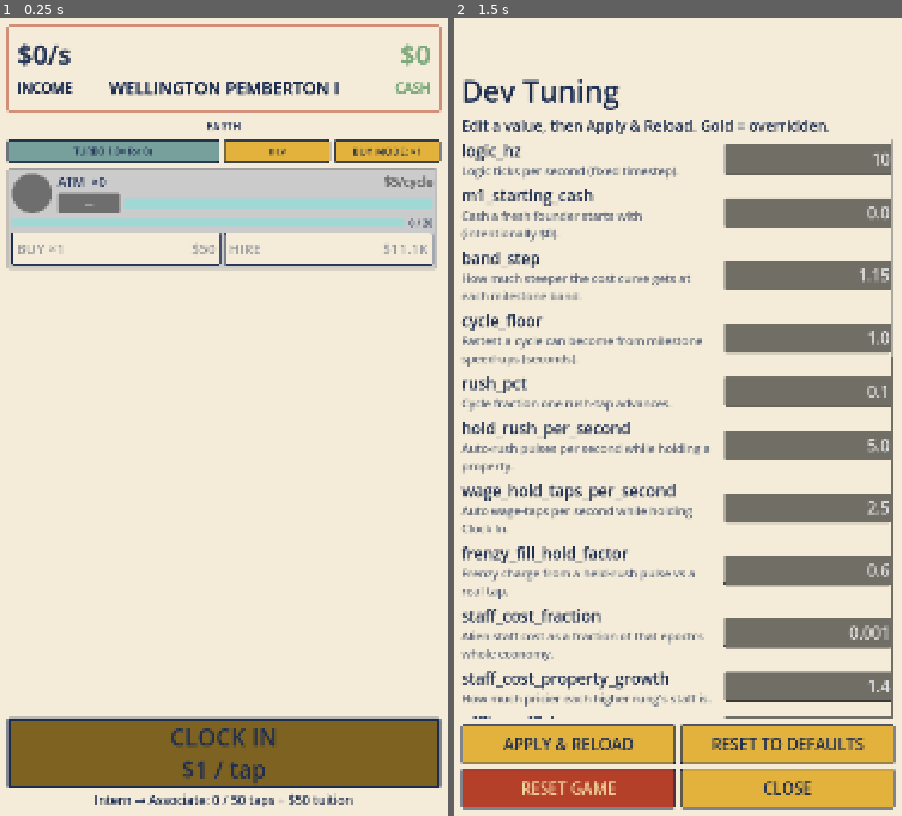
Above: before the commit, frames 1-2 (left to right).
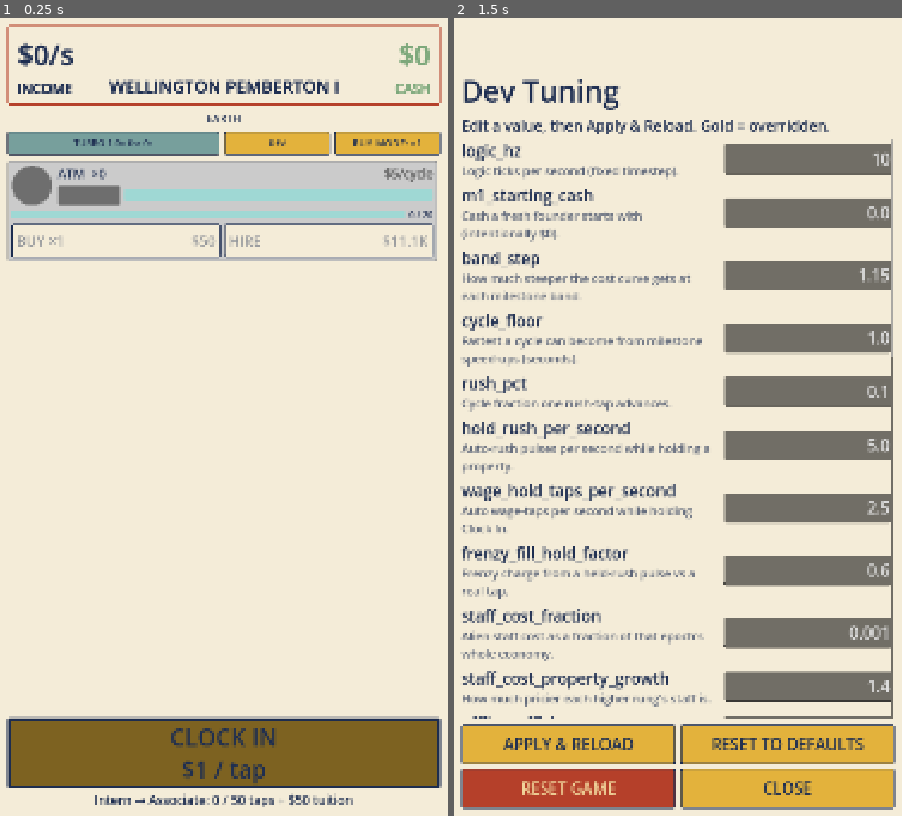
Above: after the commit, the same moments.

Repository: TimGoergen/american-tycoon
Game: Godot game, scene res://Main.tscn
Two runs of this game, one before a commit and one after it. Both use one fixed random seed, a clock stepped at 60 frames per second and the inputs below.
Inputs:
- Up to frame 1 (0.25 s): no input
- Up to frame 2 (1.5 s): click "DEV" at 0.5 s; click "BUY MODE: ×1" at 1.25 s

The runs differ from the first frame. In frame 1, 11% of the frame differs, in the area x 1-99%, y 3-32%; in frame 2, less than 0.1%.

Commit message:
ui: shrink income panel outline 10%, enlarge amounts 5%, bottom-align captions
- HeroStat: PANEL_MIN_HEIGHT 190 -> 171. Label layout frozen at the
  original height (new LABEL_LAYOUT_HEIGHT) so the trim comes out of the
  empty space below the captions and no text moves.
- Income/cash amounts 5% larger (INCOME_FONT_SIZE 64 -> 67; CASH tied).
- INCOME / CASH captions now bottom-aligned with the heir name (was
  center-aligned), so all three share one baseline.

Co-Authored-By: Claude Opus 4.8 <noreply@anthropic.com>

Diff:
--- a/game/scripts/ui/HeroStat.gd
+++ b/game/scripts/ui/HeroStat.gd
@@ -19,7 +19,8 @@
 
 # Type sizes (art direction, not game tuning). Large for at-a-glance reading; the
 # matching-color outline fakes a bold weight until real bold fonts arrive in M3.
-const INCOME_FONT_SIZE := 64
+# Bumped 5% (64 -> 67) at Tim's request so the headline amounts read a touch larger.
+const INCOME_FONT_SIZE := 67
 # Cash on hand reads at the same size as income/sec (Tim's call) — kept tied to
 # INCOME_FONT_SIZE so the two stay matched if that value is ever retuned.
 const CASH_FONT_SIZE := INCOME_FONT_SIZE
@@ -38,8 +39,13 @@
 ## Gap kept between a pinned label and the panel edge it hugs.
 const EDGE_MARGIN := 14
 ## Panel height — tall enough that the vertically-centered values clear the caption
-## pinned along the bottom edge.
-const PANEL_MIN_HEIGHT := 190
+## pinned along the bottom edge. Reduced 10% (190 -> 171) at Tim's request: the trim
+## comes out of the empty space below the captions, and the label layout is frozen at
+## the original height (LABEL_LAYOUT_HEIGHT) so NO text moves.
+const PANEL_MIN_HEIGHT := 171
+## Height the labels are laid out against. Held at the original 190 so the numerals and
+## captions keep their exact positions even though the plate outline is now shorter.
+const LABEL_LAYOUT_HEIGHT := 190
 
 # The brightness flash briefly lifts the whole panel toward white and eases back.
 # Multiplying modulate (rather than tinting the background) keeps the hue exactly
@@ -181,10 +187,12 @@
 	# top of the panel — i.e. twice as close to the top (Tim's call).
 
 	# Income (left edge): caption stays at the centered-block position; amount moves up.
+	# Vertical math uses LABEL_LAYOUT_HEIGHT (the original plate height), not the live
+	# area.y, so shrinking the plate leaves every label exactly where it was.
 	_income_label.size = _income_label.get_minimum_size()
 	_income_caption.size = _income_caption.get_minimum_size()
 	var income_block_h := _income_label.size.y + caption_gap + _income_caption.size.y
-	var income_centered_top := (area.y - income_block_h) / 2.0
+	var income_centered_top := (LABEL_LAYOUT_HEIGHT - income_block_h) / 2.0
 	var income_caption_top := income_centered_top + _income_label.size.y + caption_gap
 	_income_label.position = Vector2(EDGE_MARGIN, income_centered_top / 2.0)
 	_income_caption.position = Vector2(EDGE_MARGIN, income_caption_top)
@@ -193,20 +201,21 @@
 	_cash_label.size = _cash_label.get_minimum_size()
 	_cash_caption.size = _cash_caption.get_minimum_size()
 	var cash_block_h := _cash_label.size.y + caption_gap + _cash_caption.size.y
-	var cash_centered_top := (area.y - cash_block_h) / 2.0
+	var cash_centered_top := (LABEL_LAYOUT_HEIGHT - cash_block_h) / 2.0
 	var cash_caption_top := cash_centered_top + _cash_label.size.y + caption_gap
 	_cash_label.position = Vector2(area.x - _cash_label.size.x - EDGE_MARGIN, cash_centered_top / 2.0)
 	_cash_caption.position = Vector2(area.x - _cash_caption.size.x - EDGE_MARGIN, cash_caption_top)
 
-	# Heir name: horizontally centered across the whole plate, and vertically centered
-	# on the caption line so it sits level with the INCOME / CASH captions. (Income and
-	# cash captions share the same y because both values are the same font size, so
-	# either caption's top works as the reference.)
+	# Heir name: horizontally centered across the whole plate, and BOTTOM-aligned with the
+	# INCOME / CASH captions (Tim, 2026-06-21) so all three labels share one baseline — the
+	# taller name (it's a larger font) now grows upward only, not below the captions.
+	# (Income and cash captions share the same y because both values are the same font size,
+	# so either caption's bottom is the baseline.)
 	_name_label.size = _name_label.get_minimum_size()
-	var caption_center_y := cash_caption_top + _cash_caption.size.y / 2.0
+	var caption_baseline_y := cash_caption_top + _cash_caption.size.y
 	_name_label.position = Vector2(
 		(area.x - _name_label.size.x) / 2.0,
-		caption_center_y - _name_label.size.y / 2.0
+		caption_baseline_y - _name_label.size.y
 	)
 
 
